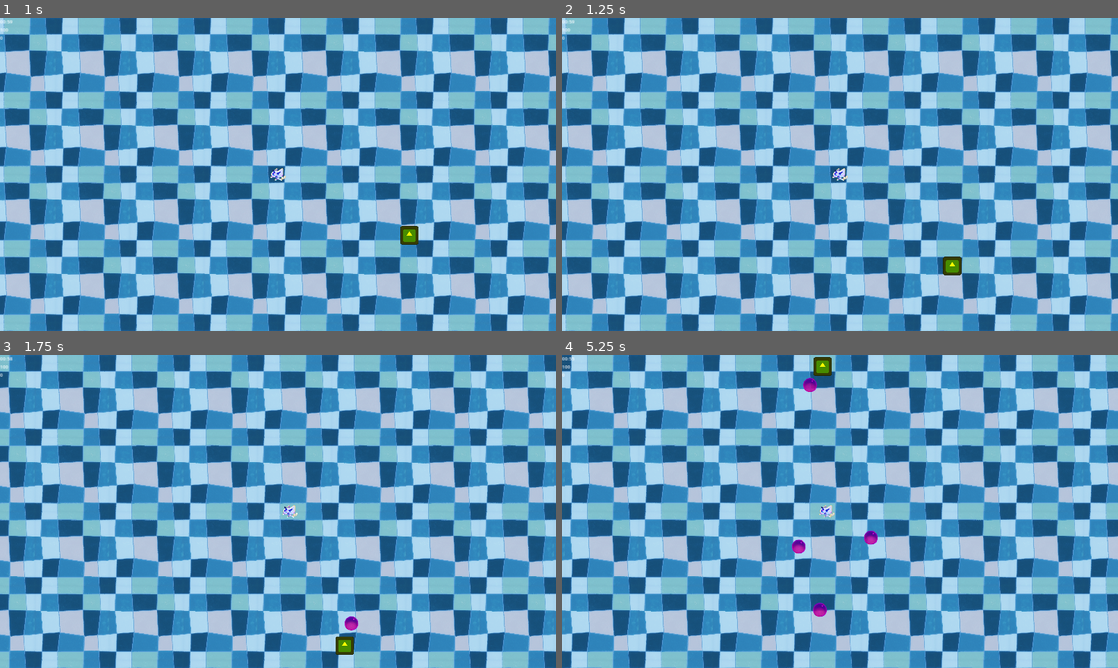
Above: before the commit, frames 1-4 (two rows, left to right).
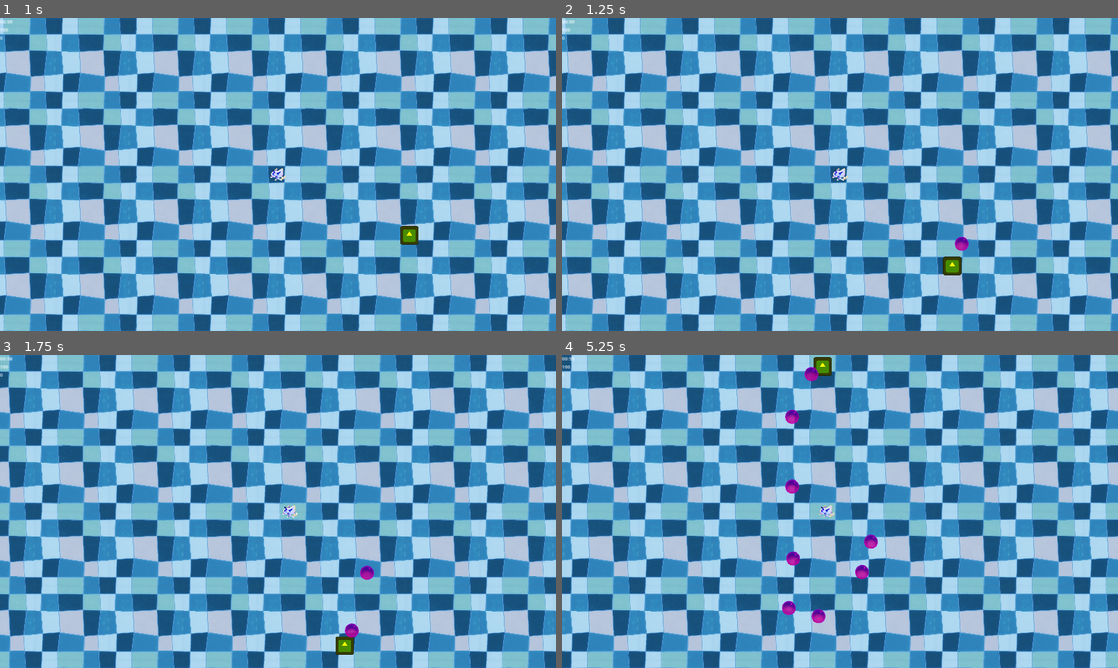
Above: after the commit, the same moments.

Repository: eloneonn/vampire-bubbles
Game: Godot game, scene res://scenes/game.tscn
Same seed, same stepped clock (60 frames per second), same inputs: the game is played once before the commit and once after it. The engine's default icon, where the game draws it, is replaced by a stand-in: a white triangle on a blue panel in a dark square.
Inputs (mouse positions are in pixels of both pictures, inside the frame that each line leads up to):
- Up to frame 1 (1 s): click "Start game" at 0.5 s
- Up to frame 2 (1.25 s): no input
- Up to frame 3 (1.75 s): move the mouse to (400, 495) at 1.27 s; hold D (right) from 1.28 s (still down)
- Up to frame 4 (5.25 s): move the mouse to (728, 527) at 2.02 s; release D (right) at 2.03 s; hold S (down) 2.03-2.78 s; move the mouse to (895, 442) at 2.77 s; hold D (right) 2.78-3.53 s; move the mouse to (812, 574) at 3.52 s; hold W (up) 3.53-4.28 s; move the mouse to (1006, 558) at 4.27 s; hold A (left) from 4.28 s (still down); move the mouse to (673, 464) at 5.02 s

Frame 1 is identical in both runs. In frame 2, less than 0.1% of the frame differs, in the area x 70-74%, y 69-75%; in frame 3, 0.2%; in frame 4, 1.0%, in the area x 0-57%, y 3-86%.

Commit message:
boss collider

Diff:
--- a/scenes/enemy_1.tscn
+++ b/scenes/enemy_1.tscn
@@ -11,6 +11,8 @@
 radius = 60.0
 
 [node name="Enemy1" type="CharacterBody2D"]
+collision_layer = 0
+collision_mask = 4
 script = ExtResource("1_b2k88")
 orbit_radius = 1000.0
 
--- a/scenes/game.tscn
+++ b/scenes/game.tscn
@@ -176,6 +176,7 @@
 text = "Game paused"
 
 [node name="HBoxContainer" type="HBoxContainer" parent="PauseMenu/MarginContainer/CenterContainer/VBoxContainer/Label"]
+layout_mode = 0
 
 [node name="Continue" type="Button" parent="PauseMenu/MarginContainer/CenterContainer/VBoxContainer"]
 layout_mode = 2
--- a/scenes/player.tscn
+++ b/scenes/player.tscn
@@ -9,6 +9,9 @@
 [ext_resource type="Script" path="res://scripts/hitbox.gd" id="7_owscx"]
 
 [sub_resource type="CircleShape2D" id="CircleShape2D_op8pd"]
+
+[sub_resource type="CircleShape2D" id="CircleShape2D_nn2cy"]
+radius = 400.0
 
 [sub_resource type="CircleShape2D" id="CircleShape2D_ttltg"]
 radius = 65.0
@@ -57,6 +60,13 @@
 [node name="XPLable" type="Label" parent="Camera2D/HUD/MarginContainer/HBoxContainer/VBoxContainer"]
 layout_mode = 2
 
+[node name="StaticBody2D" type="StaticBody2D" parent="Camera2D"]
+collision_layer = 4
+collision_mask = 0
+
+[node name="CollisionShape2D" type="CollisionShape2D" parent="Camera2D/StaticBody2D"]
+shape = SubResource("CircleShape2D_nn2cy")
+
 [node name="Health" type="Node" parent="."]
 script = ExtResource("3_yall3")
 
--- a/scripts/enemy_1.gd
+++ b/scripts/enemy_1.gd
@@ -6,9 +6,9 @@
 @onready var timer: Timer = $Timer
 @onready var enemy_spawner: EnemySpawner = $EnemySpawner
 
-@export var spawn_interval: float = 1.0
+@export var spawn_interval: float = 0.5
 var angle = 0.0
-var SPEED = 300
+var SPEED = 800
 
 func _ready() -> void:
 	timer.wait_time = spawn_interval
@@ -28,7 +28,6 @@
 
 		move_and_slide()
 
-		global_position = get_global_mouse_position()
 	elif player:
 		var player_node = get_node(player)
 		angle += orbit_speed * delta
Not shown: 1 places in scenes/player.tscn that only renumber resources
